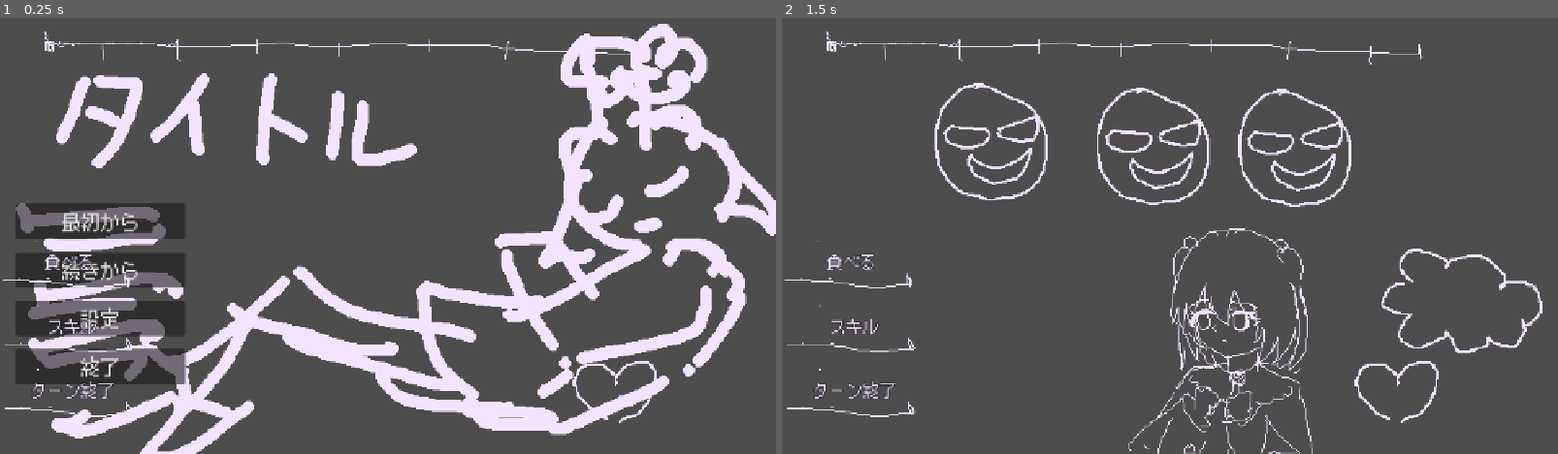
Above: before the commit, frames 1-2 (left to right).
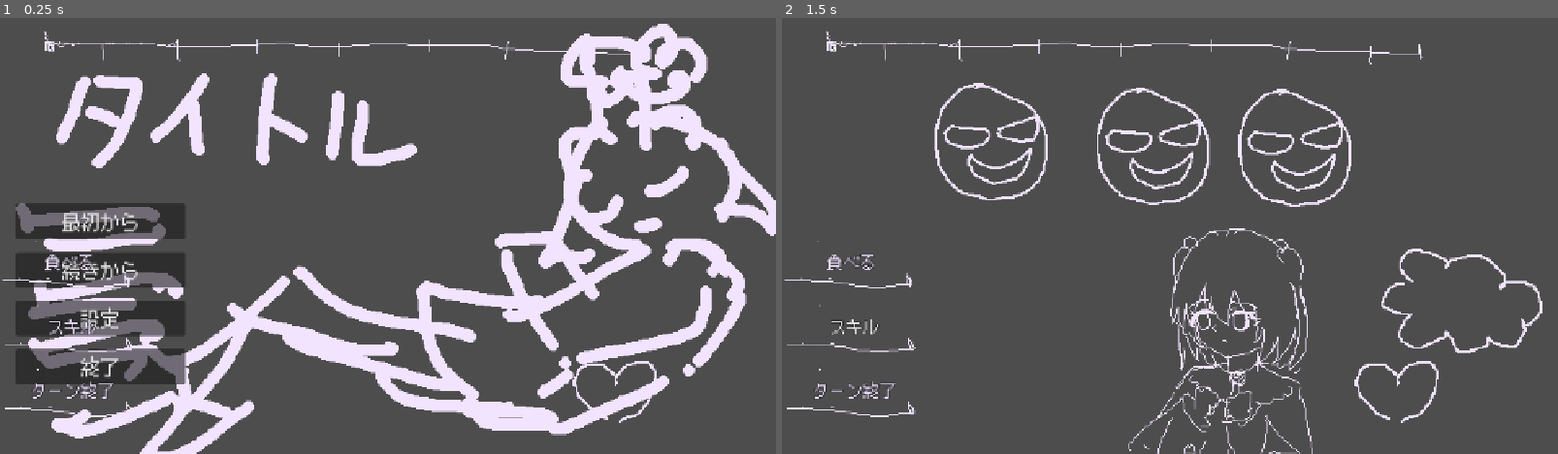
Above: after the commit, the same moments.

Repository: rainrumi/GJGJ_2605
Game: Godot game, scene res://scene/main/main.tscn
The game is run twice, just before and just after one commit, with the same random seed, the same clock (stepped at 60 frames per second) and the same inputs.
Inputs (mouse positions are in pixels of both pictures, inside the frame that each line leads up to):
- Up to frame 1 (0.25 s): no input
- Up to frame 2 (1.5 s): click "最初から" at 0.5 s; click (851, 327) at 1.25 s, where only the run after the commit has a clickable "スキル"

The runs differ from the first frame. In frame 1, 0.2% of the frame differs, in the area x 4-15%, y 54-88%; in frame 2, 0.2%.

Commit message:
各コマンドをボタンに変更

Diff:
--- a/scene/main/game/game.tscn
+++ b/scene/main/game/game.tscn
@@ -6,8 +6,17 @@
 [ext_resource type="PackedScene" path="res://scene/object/character/character.tscn" id="6_character"]
 [ext_resource type="PackedScene" path="res://scene/ui/time_bar/time_bar.tscn" id="7_time_bar"]
 [ext_resource type="PackedScene" path="res://scene/ui/hp/hp.tscn" id="8_hp"]
-[ext_resource type="PackedScene" path="res://scene/ui/battle_button/battle_button.tscn" id="9_battle_button"]
+[ext_resource type="Texture2D" path="res://art/ui/button/ui_button_battle_demo_1000.png" id="9_button_texture"]
 [ext_resource type="FontFile" path="res://fonts/BestTen-DOT.otf" id="10_font"]
+
+[sub_resource type="StyleBoxTexture" id="StyleBoxTexture_button"]
+texture = ExtResource("9_button_texture")
+
+[sub_resource type="StyleBoxTexture" id="StyleBoxTexture_button_pressed"]
+texture = ExtResource("9_button_texture")
+modulate_color = Color(0.8, 0.8, 0.8, 1)
+
+[sub_resource type="StyleBoxEmpty" id="StyleBoxEmpty_focus"]
 
 [node name="Game" type="Node2D" unique_id=95022133]
 
@@ -44,62 +53,49 @@
 offset_right = 1095.0
 offset_bottom = 691.0
 
-[node name="TarnEndButton" parent="UI" unique_id=633329392 instance=ExtResource("9_battle_button")]
+[node name="TarnEndButton" type="Button" parent="UI" unique_id=633329392]
 offset_left = 4.0
 offset_top = 562.0
 offset_right = 236.0
 offset_bottom = 666.0
-
-[node name="SkillButton" parent="UI" unique_id=2116009755 instance=ExtResource("9_battle_button")]
-offset_left = 4.0
-offset_top = 456.0
-offset_right = 236.0
-offset_bottom = 560.0
-
-[node name="EatButton" parent="UI" unique_id=1566354871 instance=ExtResource("9_battle_button")]
-offset_top = 350.0
-offset_bottom = 454.0
-
-[node name="TarnEndLabel" type="Label" parent="UI"]
-offset_left = 4.0
-offset_top = 562.0
-offset_right = 236.0
-offset_bottom = 666.0
-mouse_filter = 2
 theme_override_fonts/font = ExtResource("10_font")
 theme_override_colors/font_color = Color(0.94, 0.88, 1, 1)
 theme_override_colors/font_outline_color = Color(0, 0, 0, 1)
 theme_override_constants/outline_size = 4
 theme_override_font_sizes/font_size = 28
+theme_override_styles/normal = SubResource("StyleBoxTexture_button")
+theme_override_styles/hover = SubResource("StyleBoxTexture_button")
+theme_override_styles/pressed = SubResource("StyleBoxTexture_button_pressed")
+theme_override_styles/focus = SubResource("StyleBoxEmpty_focus")
 text = "ターン終了"
-horizontal_alignment = 1
-vertical_alignment = 1
 
-[node name="SkillLabel" type="Label" parent="UI"]
+[node name="SkillButton" type="Button" parent="UI" unique_id=2116009755]
 offset_left = 4.0
 offset_top = 456.0
 offset_right = 236.0
 offset_bottom = 560.0
-mouse_filter = 2
 theme_override_fonts/font = ExtResource("10_font")
 theme_override_colors/font_color = Color(0.94, 0.88, 1, 1)
 theme_override_colors/font_outline_color = Color(0, 0, 0, 1)
 theme_override_constants/outline_size = 4
 theme_override_font_sizes/font_size = 28
+theme_override_styles/normal = SubResource("StyleBoxTexture_button")
+theme_override_styles/hover = SubResource("StyleBoxTexture_button")
+theme_override_styles/pressed = SubResource("StyleBoxTexture_button_pressed")
+theme_override_styles/focus = SubResource("StyleBoxEmpty_focus")
 text = "スキル"
-horizontal_alignment = 1
-vertical_alignment = 1
 
-[node name="EatLabel" type="Label" parent="UI"]
+[node name="EatButton" type="Button" parent="UI" unique_id=1566354871]
 offset_top = 350.0
 offset_right = 232.0
 offset_bottom = 454.0
-mouse_filter = 2
 theme_override_fonts/font = ExtResource("10_font")
 theme_override_colors/font_color = Color(0.94, 0.88, 1, 1)
 theme_override_colors/font_outline_color = Color(0, 0, 0, 1)
 theme_override_constants/outline_size = 4
 theme_override_font_sizes/font_size = 28
+theme_override_styles/normal = SubResource("StyleBoxTexture_button")
+theme_override_styles/hover = SubResource("StyleBoxTexture_button")
+theme_override_styles/pressed = SubResource("StyleBoxTexture_button_pressed")
+theme_override_styles/focus = SubResource("StyleBoxEmpty_focus")
 text = "食べる"
-horizontal_alignment = 1
-vertical_alignment = 1
--- a/scene/ui/battle_button/battle_button.tscn
+++ b/scene/ui/battle_button/battle_button.tscn
@@ -3,11 +3,10 @@
 [ext_resource type="Texture2D" path="res://art/ui/button/ui_button_battle_demo_1000.png" id="1_button"]
 [ext_resource type="FontFile" path="res://fonts/BestTen-DOT.otf" id="2_font"]
 
-[node name="BattleButton" type="TextureRect"]
+[node name="BattleButton" type="TextureButton"]
 offset_right = 232.0
 offset_bottom = 104.0
-mouse_filter = 2
-texture = ExtResource("1_button")
+texture_normal = ExtResource("1_button")
 
 [node name="Label" type="Label" parent="."]
 layout_mode = 1
Not shown: 1 places in scene/main/game/game.tscn that only renumber resources
